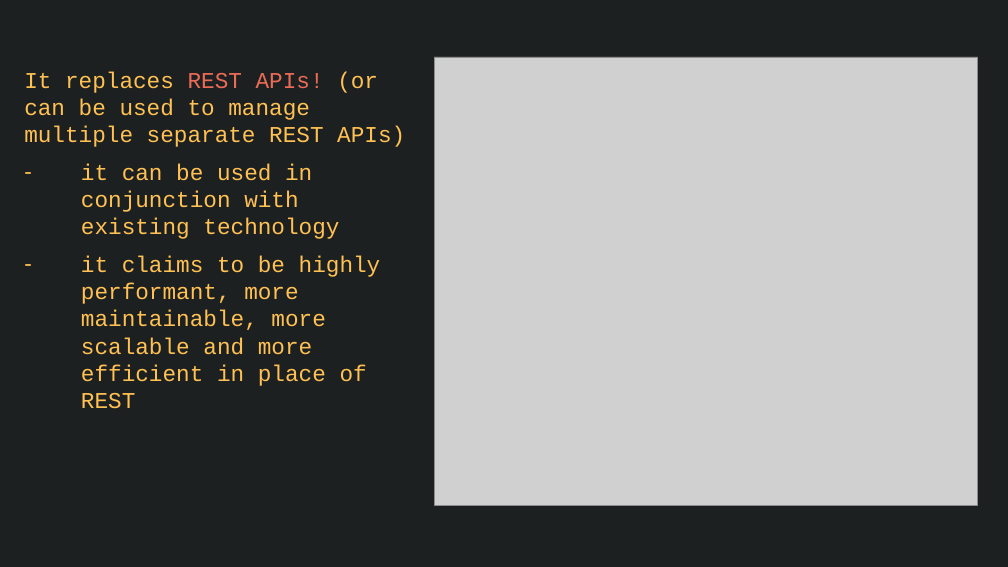
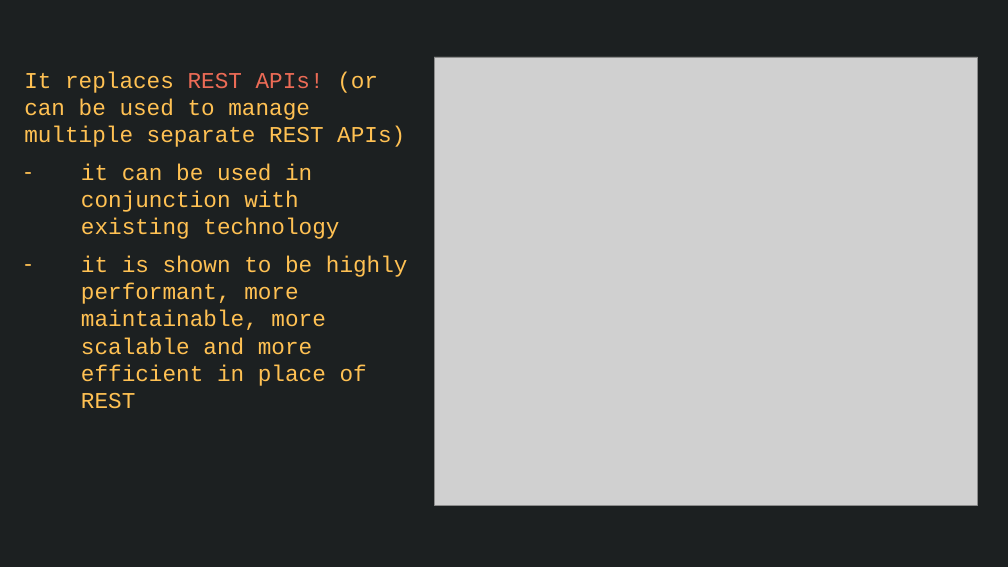
Before and after one commit to nafeu-pelmorex/pa-graphql-lnl, a slide deck: slide 9 of GraphQL-LNL.pptx (slide 6 before the commit). Drawn at 1008x567 pixels with LibreOffice and Linux fonts; fonts in the diff are those of the drawing; grey boxes stand for pictures. Boxes give left, top, right and bottom in pixels: in the first picture for what was removed or moved away, otherwise in the second. Text is boxed around its words. In the diff, an @@ line names an element or a change of style, - is before the commit and + after.

Commit message:
Update presentation files

```diff
--- a/GraphQL-LNL.pptx
+++ b/GraphQL-LNL.pptx
@@ subtitle at (81, 256, 408, 409): text changed @@
-– it claims to be highly performant, more maintainable, more scalable and more efficient in place of REST
+– it is shown to be highly performant, more maintainable, more scalable and more efficient in place of REST
```
Also in this commit, not shown: 2 other slides changed, 7 slides added, 2 slides removed, 1 other file.
